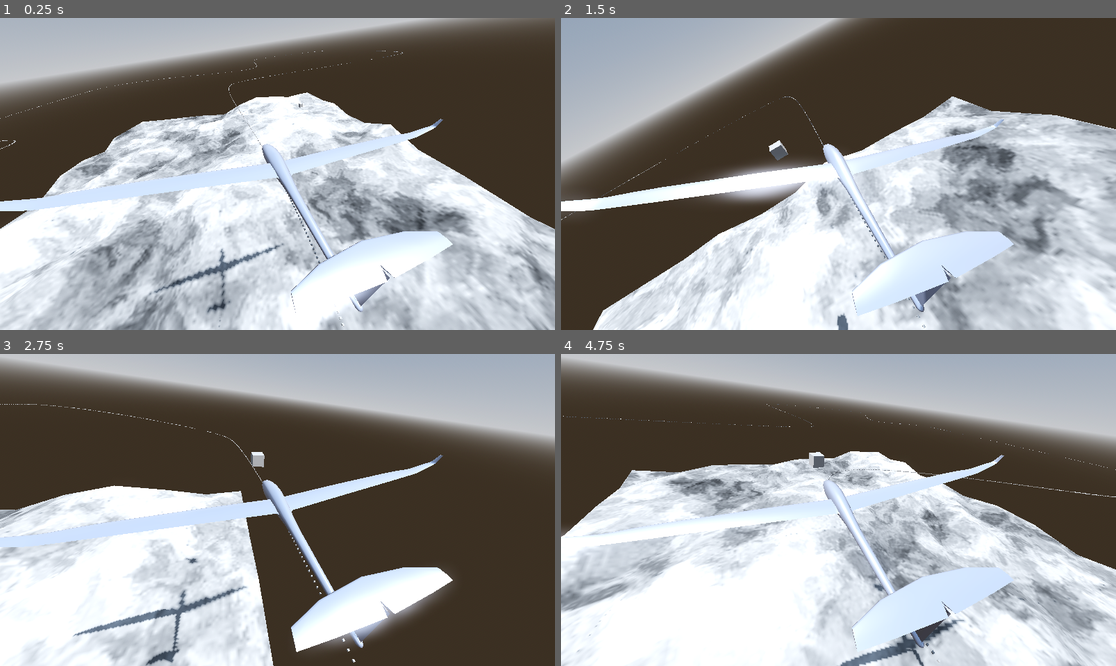
Above: before the commit, frames 1-4 (two rows, left to right).
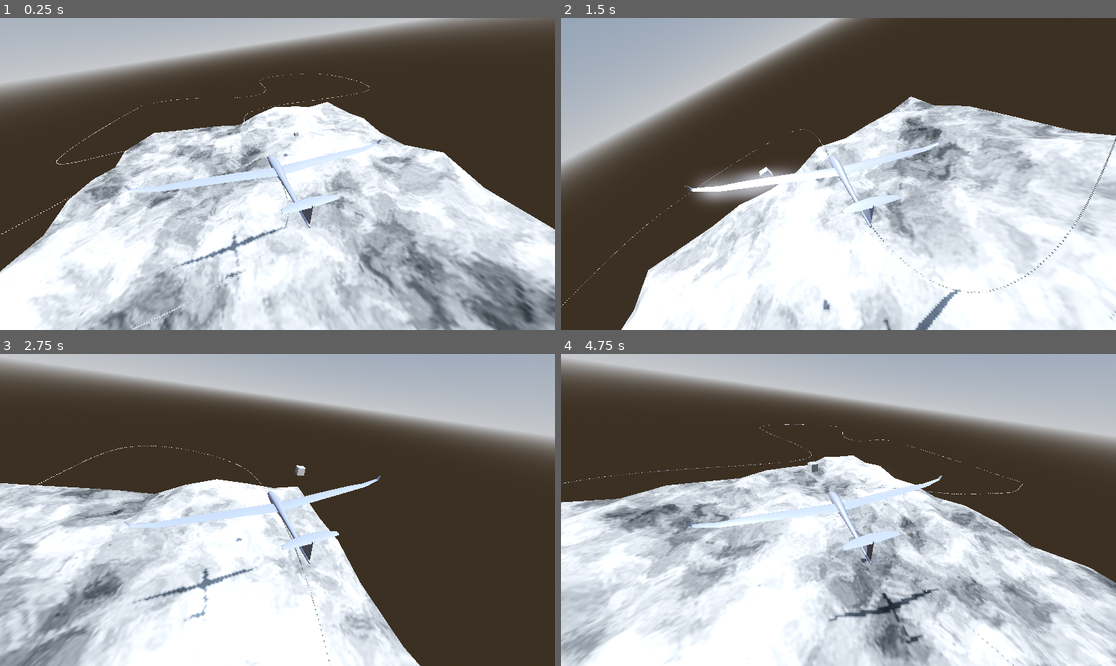
Above: after the commit, the same moments.

Repository: perfectwing1236/COMP-360-Group-2
Game: Godot game, scene res://root.tscn
The game is run twice, just before and just after one commit, with the same random seed, the same clock (stepped at 60 frames per second) and the same inputs.
Inputs:
- Up to frame 1 (0.25 s): no input
- Up to frame 2 (1.5 s): no input
- Up to frame 3 (2.75 s): no input
- Up to frame 4 (4.75 s): no input

The runs differ from the first frame. In frame 1, 39% of the frame differs, in the area x 0-100%, y 10-100%; in frame 2, 32%; in frame 3, 30%; in frame 4, 32%.

Commit message:
Adjust sizes and scales of glider path and terrain

Diff:
--- a/animation.gd
+++ b/animation.gd
@@ -27,7 +27,7 @@
 	pass
 #
 func _setup_path():
-	var hilbert = Hilbert.new(100, 100, 4)
+	var hilbert = Hilbert.new(60, 60, 4)
 
 	path = Path3D.new()
 	path.transform = Transform3D.IDENTITY
@@ -68,9 +68,10 @@
 	path.curve = curve
 
 	scape.scale = Vector3(10,10,10)
+	scape.position = Vector3(-20,0,-20)
 	pfollow = PathFollow3D.new()
 	#glider.transform = Transform3D.IDENTITY
-	glider.scale = Vector3(0.05, 0.05, 0.05)
+	glider.scale = Vector3(0.03, 0.03, 0.03)
 	#cam.transform = Transform3D.IDENTITY
 	cam.position = Vector3(.10,.25,-.30)
 	cam.look_at(glider.position)
